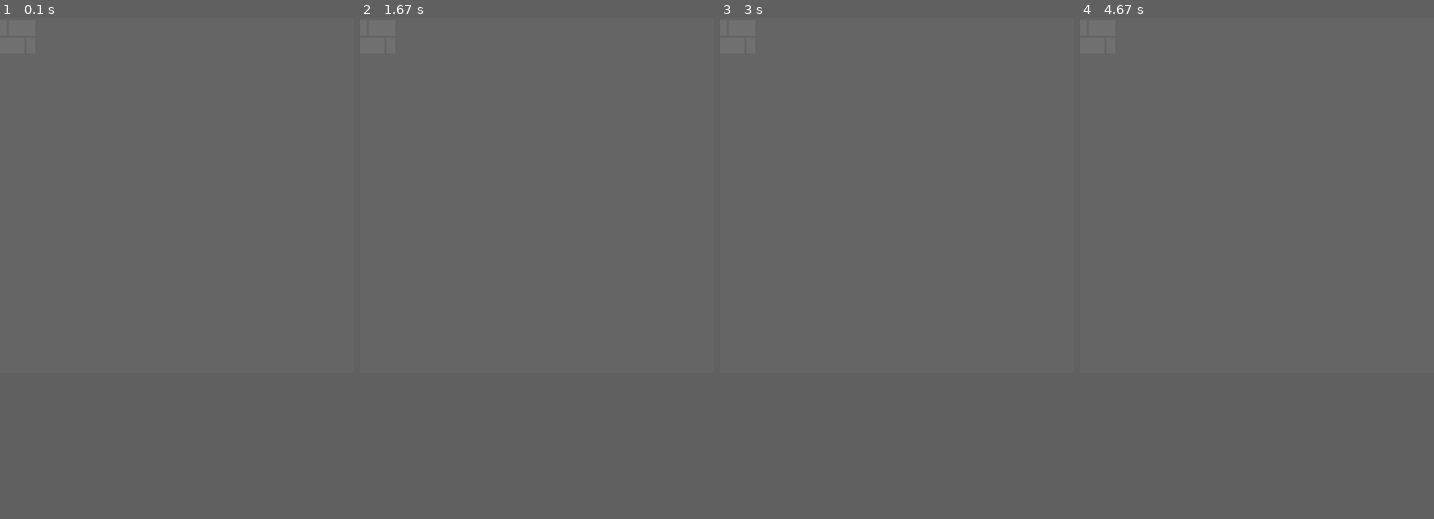
Above: before the commit, frames 1-4 (left to right).
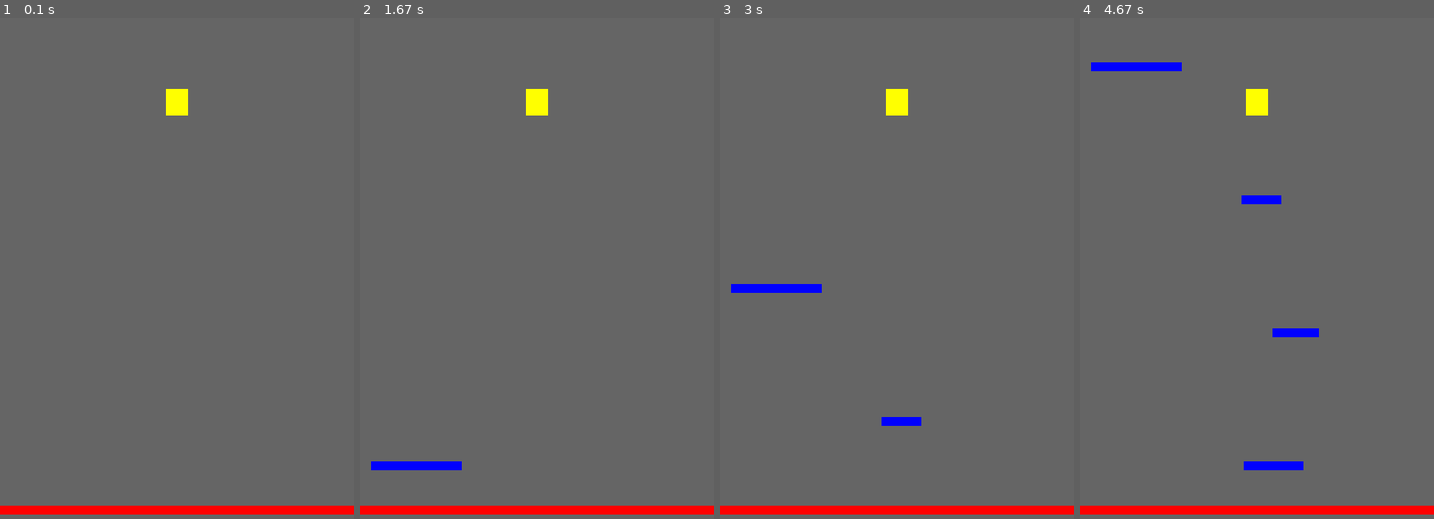
Above: after the commit, the same moments.

Repository: alexandreszybiak/pygame-house
Game: pygame game, started from main.py
Same seed, same stepped clock (60 frames per second), same inputs: the game is played once before the commit and once after it.
Inputs:
- Up to frame 1 (0.1 s): no input
- Up to frame 2 (1.67 s): no input
- Up to frame 3 (3 s): no input
- Up to frame 4 (4.67 s): no input
The window is 480x480 before the commit and 480x720 after it. Grey fills any space a smaller window leaves; there, only what the larger window draws over its background counts as a difference.

The runs differ from the first frame. In frame 1, 2.1% of the frame differs, in the area x 0-100%, y 14-100%; in frame 2, 2.6%; in frame 3, 2.8%; in frame 4, 3.3%, in the area x 0-100%, y 8-100%.

Commit message:
Added moving platforms

Diff:
--- a/main.py
+++ b/main.py
@@ -1,18 +1,69 @@
 # Example file showing a basic pygame "game loop"
+import random
+import math
+from math import copysign
+
 import pygame
 
 # param
-resolution = (160,160)
+resolution = (160,240)
 pixel_size = 3
+
+# game param
+laser_position = 220
+laser_height = 4
+smallest_platform = 16
+largest_platform = 48
+platform_height = 4
+
+class Platform:
+    def __init__(self):
+        _width = random.randint(smallest_platform, largest_platform)
+        _x = random.randint(0, viewport.get_width() - _width)
+        _y = viewport.get_height()
+        self.rect = pygame.Rect(_x, _y, _width, platform_height)
+    def update(self):
+        self.rect.update((self.rect.x, self.rect.y - 1), (self.rect.w, self.rect.h))
+    def draw(self):
+        pygame.draw.rect(viewport, 'blue', self.rect)
+
+class Player:
+    def __init__(self):
+        self._x = viewport.get_width()/2-5
+        self._y = 32
+        self._width = 10
+        self._height = 12
+        self._velocity_y = 0
+        self._y_remainder = 0
+    def update(self):
+        #self._velocity_y += 0.09
+        #self._velocity_y
+        self._y += self._velocity_y
+        self.move_y(self._velocity_y)
+    def move_y(self, amount):
+        self._y_remainder += amount
+        _move = round(self._y_remainder)
+        if _move == 0:
+            return
+        self._y_remainder -= _move
+        _sign = copysign(1, _move)
+        while _move > 0:
+            self._y += _sign
+    def draw(self):
+        pygame.draw.rect(viewport, 'yellow',(self._x, self._y, self._width, self._height))
 
 # pygame setup
 pygame.init()
 screen = pygame.display.set_mode((resolution[0] * pixel_size, resolution[1] * pixel_size))
 viewport = pygame.Surface(resolution)
 clock = pygame.time.Clock()
+pygame.time.set_timer(999, 1000, 0)
 running = True
 
+#game variables
 wall = pygame.image.load('wall.png').convert()
+platforms = []
+player = Player()
 
 while running:
     # poll for events
@@ -20,12 +71,27 @@
     for event in pygame.event.get():
         if event.type == pygame.QUIT:
             running = False
+        if event.type == 999:
+            p = Platform()
+            platforms.append(p)
+
 
     # fill the screen with a color to wipe away anything from last frame
     viewport.fill(0x656565)
 
+    # UPDATE GAME
+    player.update()
+    for p in platforms:
+        p.update()
+        if p.rect[1] < 0 - platform_height:
+            platforms.remove(p)
+
     # RENDER YOUR GAME HERE
-    viewport.blit(wall, wall.get_rect())
+    #viewport.blit(wall, wall.get_rect())
+    player.draw()
+    for p in platforms:
+        p.draw()
+    pygame.draw.rect(viewport, 'red', (0, laser_position, viewport.get_width(), laser_height))
 
     # flip() the display to put your work on screen
     screen.blit(pygame.transform.scale_by(viewport, 3), screen.get_rect())
